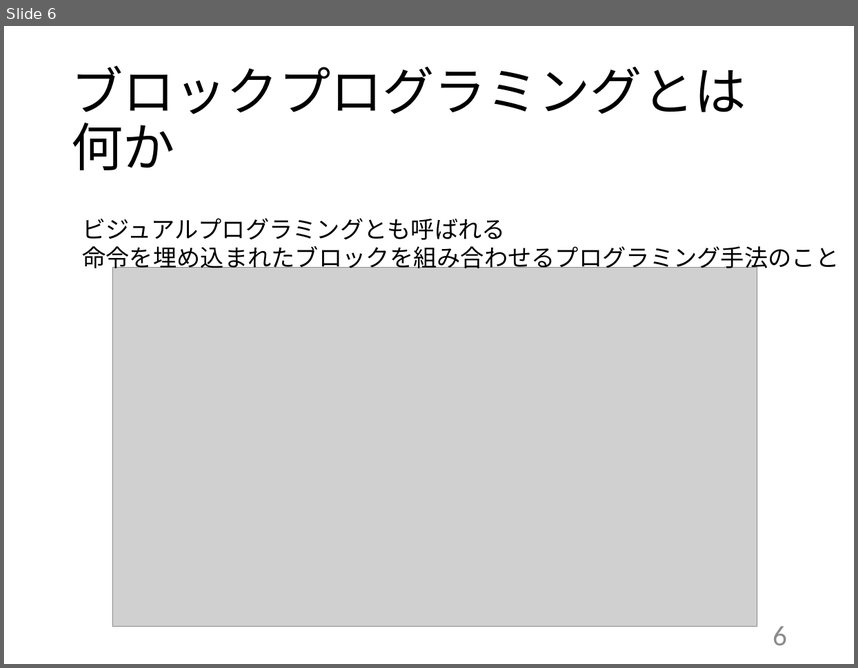
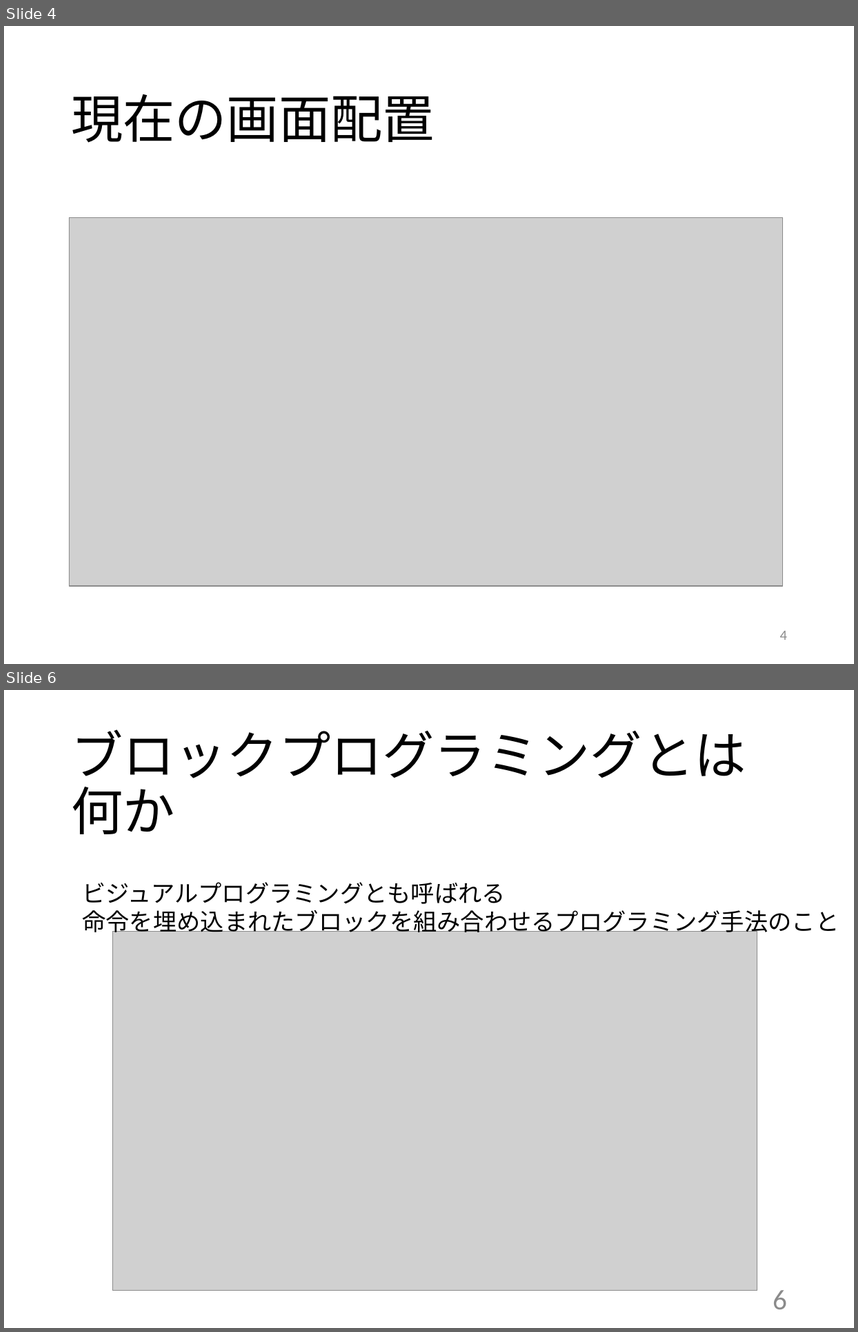
Before and after one commit to kait-takanolab/1821121-shimaoka-thesis, a slide deck: 1821121_shimaoka_sotsuken.pptx. Shown one above the other, each under a label of ours: slide 6 before the commit, slides 4 and 6 after it; the slides between them are not shown. The pictures are 858x668 and 858x1332 pixels, drawn with LibreOffice and Linux fonts; fonts in the diff are those of the drawing; grey boxes stand for pictures. Boxes give left, top, right and bottom in pixels: in the first picture for what was removed or moved away, otherwise in the second. Text is boxed around its words. In the diff, an @@ line names an element or a change of style, - is before the commit and + after.

```diff
--- a/1821121_shimaoka_sotsuken.pptx
+++ b/1821121_shimaoka_sotsuken.pptx
@@ slide 4 added at (4, 26, 854, 664), background #FFFFFF @@
@@ title added at (71, 94, 435, 143), 44 pt, text #000000 @@
+現在の画面配置
@@ picture added at (70, 217, 783, 586) @@
@@ page number added at (780, 630, 787, 639), 12 pt, text #8C8C8C @@
+4
```
Also in this commit, not shown: 5 slides changed, 3 other slides added.
